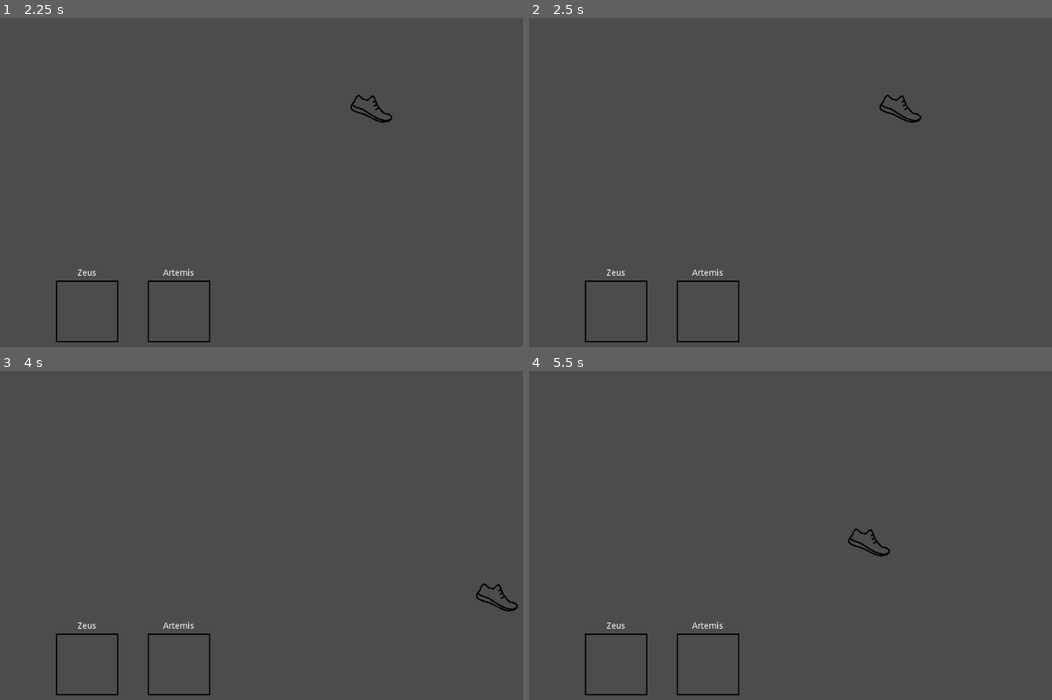
Above: before the commit, frames 1-4 (two rows, left to right).
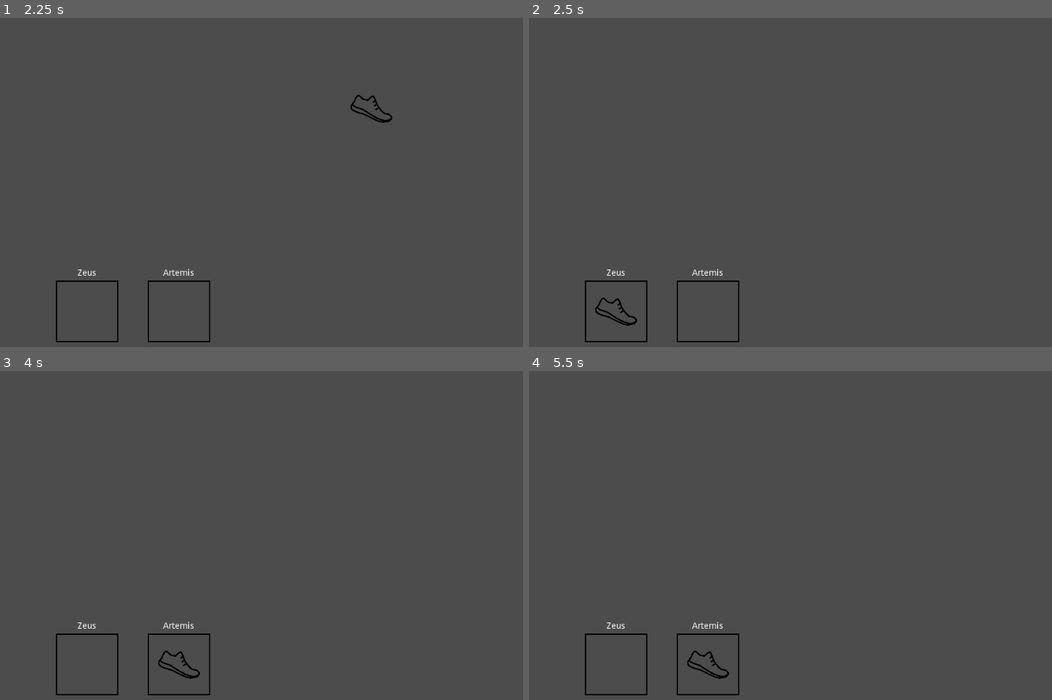
Above: after the commit, the same moments.

Repository: rachd/superhero-dispatcher
Game: Godot game, scene res://MyItems.tscn
Two runs of this game, one before a commit and one after it. Both use one fixed random seed, a clock stepped at 60 frames per second and the inputs below.
Inputs (mouse positions are in pixels of both pictures, inside the frame that each line leads up to):
- Up to frame 1 (2.25 s): tap Enter at 0.5, 2 s; drag from (26, 37) to (88, 310) at 0.52 s; tap Space at 1.25 s; drag from (183, 208) to (88, 310) at 1.27 s; move the mouse to (371, 110) at 2.02 s; click (371, 110) at 2.17 s
- Up to frame 2 (2.5 s): no input
- Up to frame 3 (4 s): tap Space at 2.75 s; drag from (277, 614) to (177, 663) at 2.77 s; tap Enter at 3.5 s; move the mouse to (496, 598) at 3.52 s; click (496, 598) at 3.67 s
- Up to frame 4 (5.5 s): tap Space at 4.25 s; drag from (649, 486) to (1025, 598) at 4.27 s; move the mouse to (868, 542) at 5.02 s; click (868, 542) at 5.17 s

Frame 1 is identical in both runs. In frame 2, 0.3% of the frame differs, in the area x 12-75%, y 23-94%; in frame 3, 0.3%; in frame 4, 0.3%.

Commit message:
snap items back to iriginal position if not dropped in dropzone

Diff:
--- a/ItemIcon.gd
+++ b/ItemIcon.gd
@@ -2,6 +2,8 @@
 
 var dragging = false
 var item = {}
+var starting_x = 0
+var starting_y = 0
 
 signal dragsignal
 
@@ -20,13 +22,19 @@
 	dragging=!dragging
 	if (!dragging):
 		var overlaps = $Area2D.get_overlapping_areas()
-		for overlap in overlaps:
+		if len(overlaps) > 0:
+			var overlap = overlaps[0]
 			if overlap.has_method("assign_item"):
 				overlap.assign_item(item, self)
+		else:
+			position.x = starting_x
+			position.y = starting_y
 
 func _input(event):
 	if event is InputEventMouseButton:
 		if event.button_index == BUTTON_LEFT and event.pressed:
+			starting_x = position.x
+			starting_y = position.y
 			emit_signal("dragsignal")
 		elif event.button_index == BUTTON_LEFT and !event.pressed:
 			emit_signal("dragsignal")
